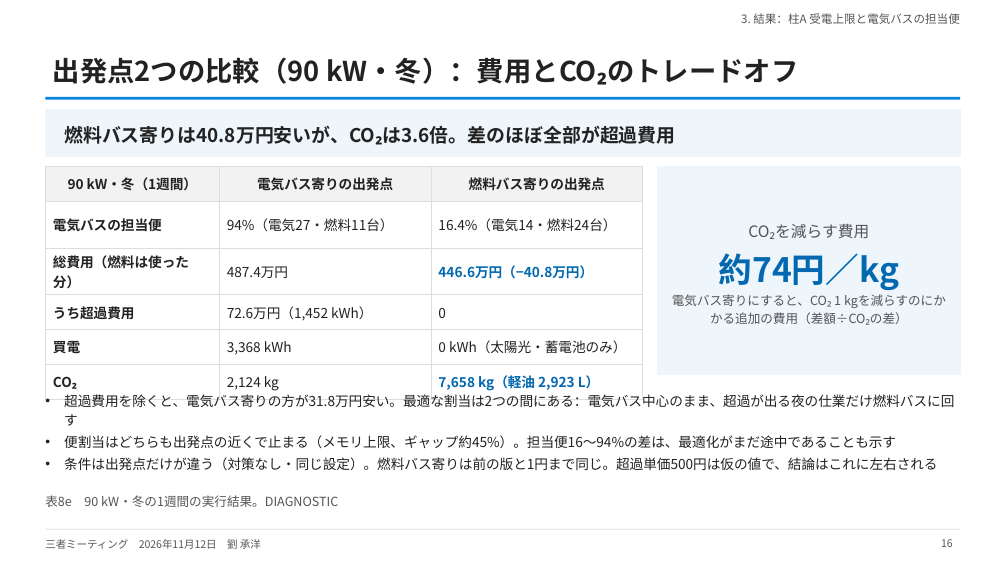
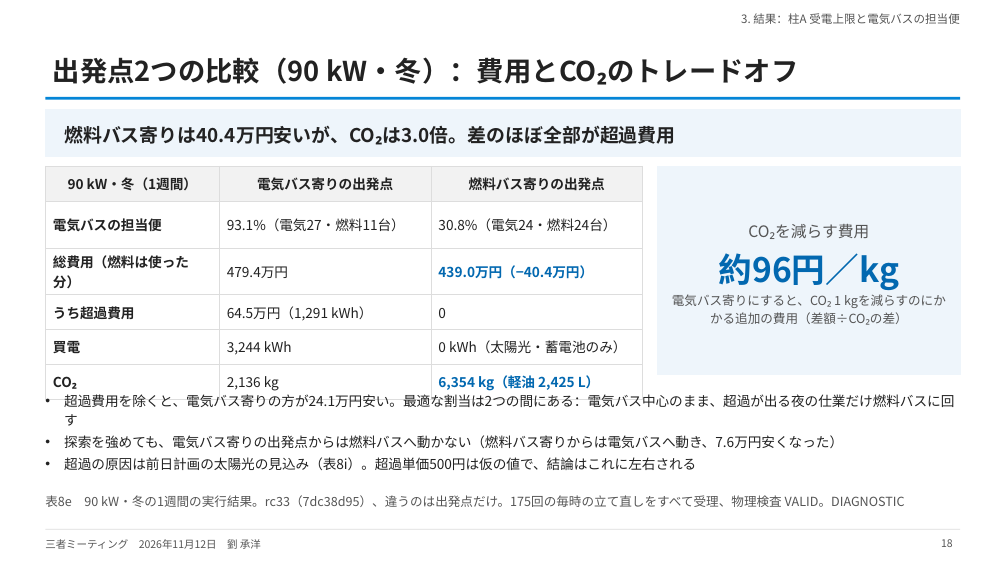
Before and after one commit to CYLIU2003/master-course, a slide deck: slide 18 of outcome/2026-11-12_three_party/three_party_20261112.pptx (slide 16 before the commit). Drawn at 1008x567 pixels with LibreOffice and Linux fonts; fonts in the diff are those of the drawing. Boxes give left, top, right and bottom in pixels: in the first picture for what was removed or moved away, otherwise in the second. Text is boxed around its words. In the diff, an @@ line names an element or a change of style, - is before the commit and + after.

```diff
--- a/outcome/2026-11-12_three_party/three_party_20261112.pptx
+++ b/outcome/2026-11-12_three_party/three_party_20261112.pptx
@@ text at (x1=64, y1=126, x2=675, y2=145): text changed @@
-燃料バス寄りは40.8万円安いが、CO₂は3.6倍。差のほぼ全部が超過費用
+燃料バス寄りは40.4万円安いが、CO₂は3.0倍。差のほぼ全部が超過費用
@@ table at (x1=45, y1=166, x2=643, y2=395) @@
-row 2, column 2: 94%（電気27・燃料11台）
+row 2, column 2: 93.1%（電気27・燃料11台）
-row 2, column 3: 16.4%（電気14・燃料24台）
+row 2, column 3: 30.8%（電気24・燃料24台）
-row 3, column 2: 487.4万円
+row 3, column 2: 479.4万円
-row 3, column 3: 446.6万円（−40.8万円）
+row 3, column 3: 439.0万円（−40.4万円）
-row 4, column 2: 72.6万円（1,452 kWh）
+row 4, column 2: 64.5万円（1,291 kWh）
-row 5, column 2: 3,368 kWh
+row 5, column 2: 3,244 kWh
-row 6, column 2: 2,124 kg
+row 6, column 2: 2,136 kg
-row 6, column 3: 7,658 kg（軽油 2,923 L）
+row 6, column 3: 6,354 kg（軽油 2,425 L）
@@ text at (x1=719, y1=253, x2=900, y2=290): text changed @@
-約74円／kg
+約96円／kg
@@ text at (x1=64, y1=394, x2=954, y2=470): text changed @@
-• 超過費用を除くと、電気バス寄りの方が31.8万円安い。最適な割当は2つの間にある：電気バス中心のまま、超過が出る夜の仕業だけ燃料バスに回す
-• 便割当はどちらも出発点の近くで止まる（メモリ上限、ギャップ約45%）。担当便16〜94%の差は、最適化がまだ途中であることも示す
-• 条件は出発点だけが違う（対策なし・同じ設定）。燃料バス寄りは前の版と1円まで同じ。超過単価500円は仮の値で、結論はこれに左右される
+• 超過費用を除くと、電気バス寄りの方が24.1万円安い。最適な割当は2つの間にある：電気バス中心のまま、超過が出る夜の仕業だけ燃料バスに回す
+• 探索を強めても、電気バス寄りの出発点からは燃料バスへ動かない（燃料バス寄りからは電気バスへ動き、7.6万円安くなった）
+• 超過の原因は前日計画の太陽光の見込み（表8i）。超過単価500円は仮の値で、結論はこれに左右される
@@ text at (x1=45, y1=495, x2=905, y2=507): text changed @@
-表8e 90 kW・冬の1週間の実行結果。DIAGNOSTIC
+表8e 90 kW・冬の1週間の実行結果。rc33（7dc38d95）、違うのは出発点だけ。175回の毎時の立て直しをすべて受理、物理検査 VALID。DIAGNOSTIC
```
Also in this commit, not shown: 4 other slides changed, 2 slides added, 3 other files.
